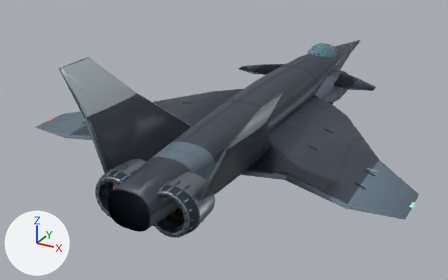
An edit to the glTF model assets/fleet/j20.glb, drawn before and after from the same camera.
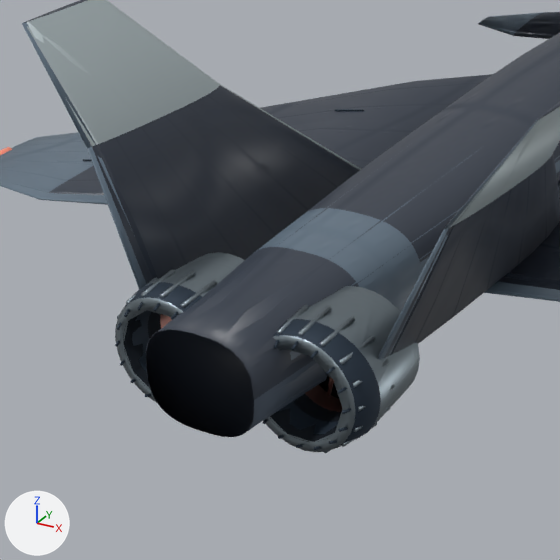
Each version is shown whole from a 50 mm camera at (9.4, -21.68, 8.57) aimed at (-1.57, -1.73, -1.4), then close up on the part from 11% to 60% of the width and 21% to 100% of the height. Lighting does not change. The marker at lower left points along +X, +Y and +Z. The first two pictures are the older version. Where no turn or scale is listed for an object, it has been applied to the vertices. Vertices at exactly the same position are counted once.

Script lines for the objects in view, before the commit:
```python
ob_airframe_shell_001_mesh = bpy.data.objects.new('Airframe shell.001 mesh', me_aileron_002)
ob_airframe_shell_001_mesh.location = (0.0, 0.31, 1.08)
ob_airframe_shell_002_mesh = bpy.data.objects.new('Airframe shell.002 mesh', me_aileron_004)
ob_airframe_shell_002_mesh.location = (0.0, 0.31, 1.09)
ob_airframe_shell_mesh = bpy.data.objects.new('Airframe shell mesh', me_aileron)
ob_airframe_shell_mesh.location = (0.0, 0.31, 1.08)
# also in view: 'Hinged Aileron' at (-4.8, -5.7, -0.13); 'Hinged Rudder0' at (-2.8, -8.49, 2.51); 'Canard' at (-1.96, 3.2, 0.19)
```
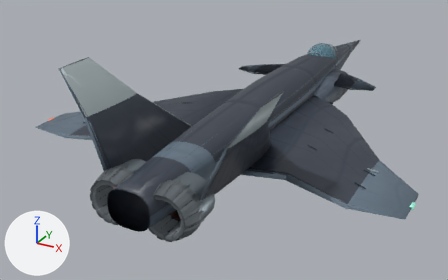
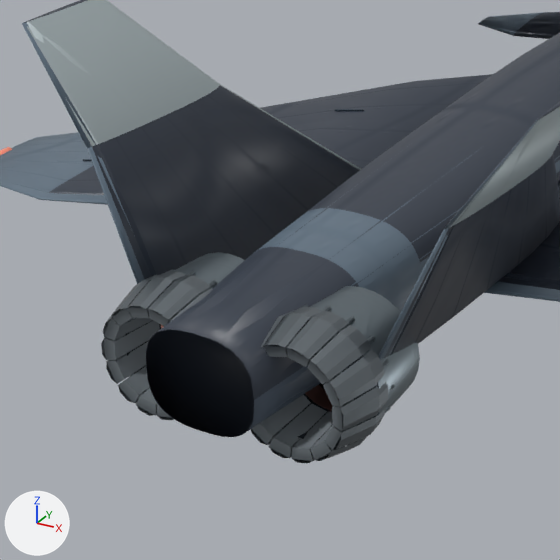
Edits to the bpy script that builds the scene:
```text
Add img_nozzle_material_mask:
    img_nozzle_material_mask = load_image('Nozzle material mask', '_unpacked/Nozzle_material_mask', 64, 64, 'Non-Color')
Add mat_nozzle_alloy_and_ceramic:
    mat_nozzle_alloy_and_ceramic = bpy.data.materials.new('Nozzle alloy and ceramic')
    # colours: grey #7d858b
    # uses the picture img_nozzle_material_mask
Change me_aileron:
    used by ob_airframe_shell_mesh; location = (0.0, 0.31, 1.08)
    remove me_aileron.from_pydata(...)  # 3632 vertices, 6452 faces; spans x -6.8..6.8, y -10.3..10.3, z -2.1..2.1
    add me_aileron.from_pydata(...)  # 3816 vertices, 6124 faces; spans x -6.8..6.8, y -10.3..10.3, z -2.1..2.1
    me_aileron part 1: 30 loose pieces with 300 vertices, spanning x -1.6..1.6, y -9.9..-9.7, z -1.9..-0.6, are deleted
    me_aileron part 2: 11 vertices moved within x -1.6..1.6, y -9.8..-9.7, z -1.8..-0.6; 129 vertices removed from x -1.6..1.6, y -9.9..-9.6, z -1.9..-0.5; 613 vertices added at x -1.8..1.8, y -10.0..-9.2, z -2.1..-0.4
    add me_aileron.materials.append(mat_nozzle_alloy_and_ceramic)
```

Location of each change, (x1, y1, x2, y2) in pixels of the close-ups (560 x 560 px):
'Airframe shell mesh', reshaped
    before: (0, 0, 560, 453)
    after: (0, 0, 560, 463)
part 1 of me_aileron, deleted
    before: (115, 303, 351, 450)
part 2 of me_aileron, built on
    before: (115, 272, 393, 453)
    after: (101, 271, 390, 463)
